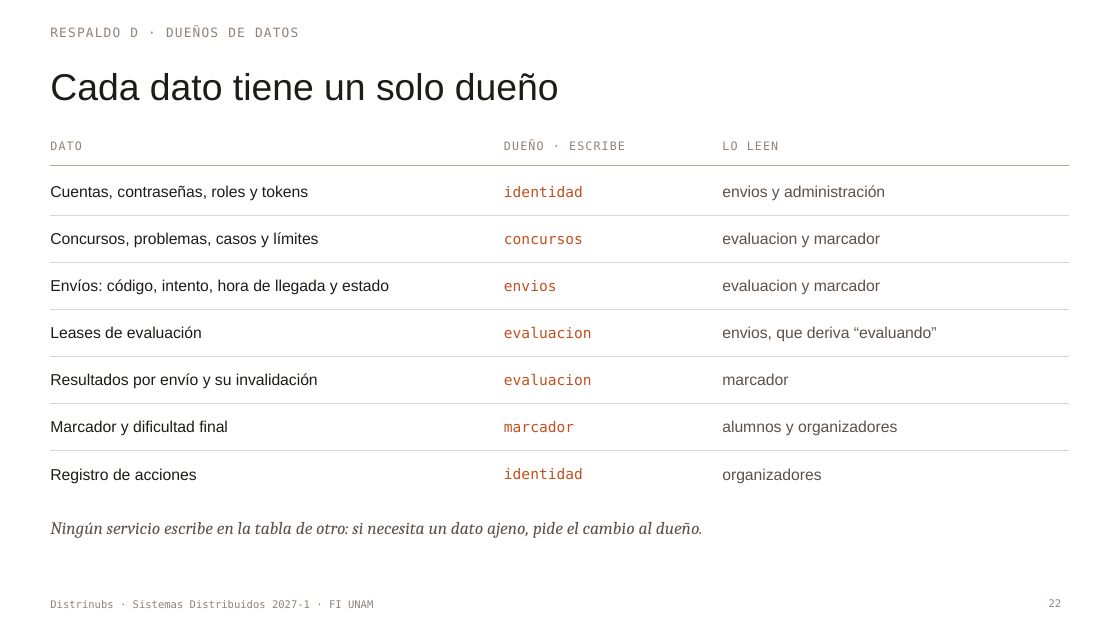
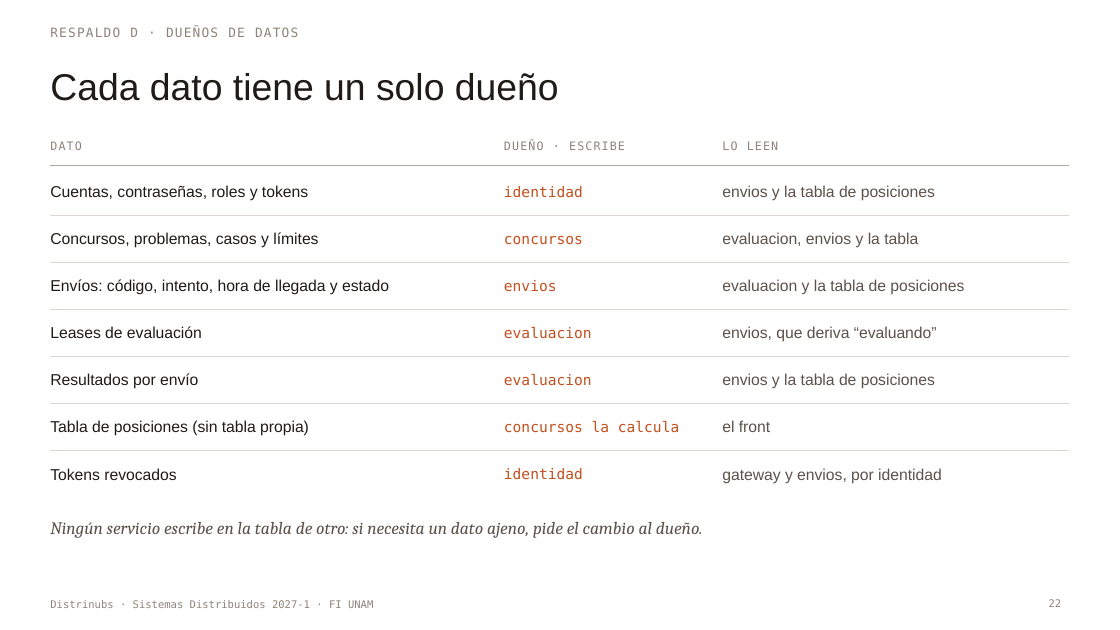
Before and after one commit to Delta2904/sd-2027-1-distrinubs, a slide deck: slide 22 of docs/pitch-distrinubs.pptx. Drawn at 1120x630 pixels with LibreOffice and Linux fonts; fonts in the diff are those of the drawing. Boxes give left, top, right and bottom in pixels: in the first picture for what was removed or moved away, otherwise in the second. Text is boxed around its words. In the diff, an @@ line names an element or a change of style, - is before the commit and + after.

```diff
--- a/docs/pitch-distrinubs.pptx
+++ b/docs/pitch-distrinubs.pptx
@@ text at [722,185,935,201]: text changed @@
-envios y administración
+envios y la tabla de posiciones
@@ text at [722,232,918,248]: text changed @@
-evaluacion y marcador
+evaluacion, envios y la tabla
@@ text at [722,279,964,295]: text changed @@
-evaluacion y marcador
+evaluacion y la tabla de posiciones
@@ text at [50,373,198,389]: text changed @@
-Resultados por envío y su invalidación
+Resultados por envío
@@ text at [722,373,935,389]: text changed @@
-marcador
+envios y la tabla de posiciones
@@ text at [50,420,309,436]: text changed @@
-Marcador y dificultad final
+Tabla de posiciones (sin tabla propia)
@@ text at [504,421,679,433]: text changed @@
-marcador
+concursos la calcula
@@ text at [722,420,770,432]: text changed @@
-alumnos y organizadores
+el front
@@ text at [50,468,176,480]: text changed @@
-Registro de acciones
+Tokens revocados
@@ text at [722,468,942,484]: text changed @@
-organizadores
+gateway y envios, por identidad
```
Also in this commit, not shown: 17 other slides changed, 1 slide added.
